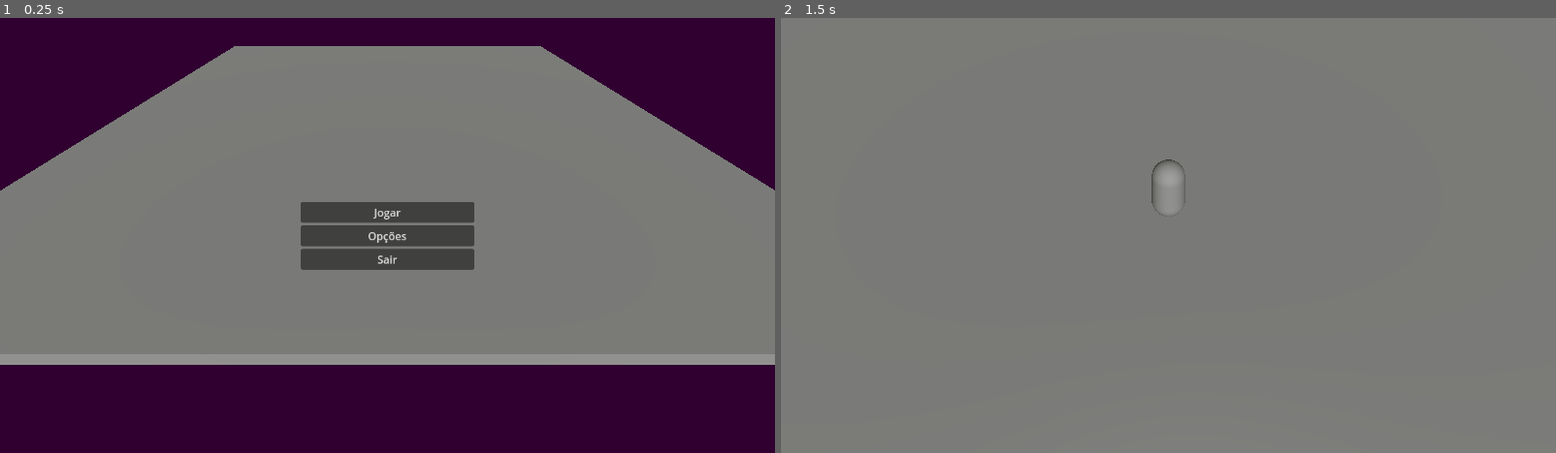
Above: before the commit, frames 1-2 (left to right).
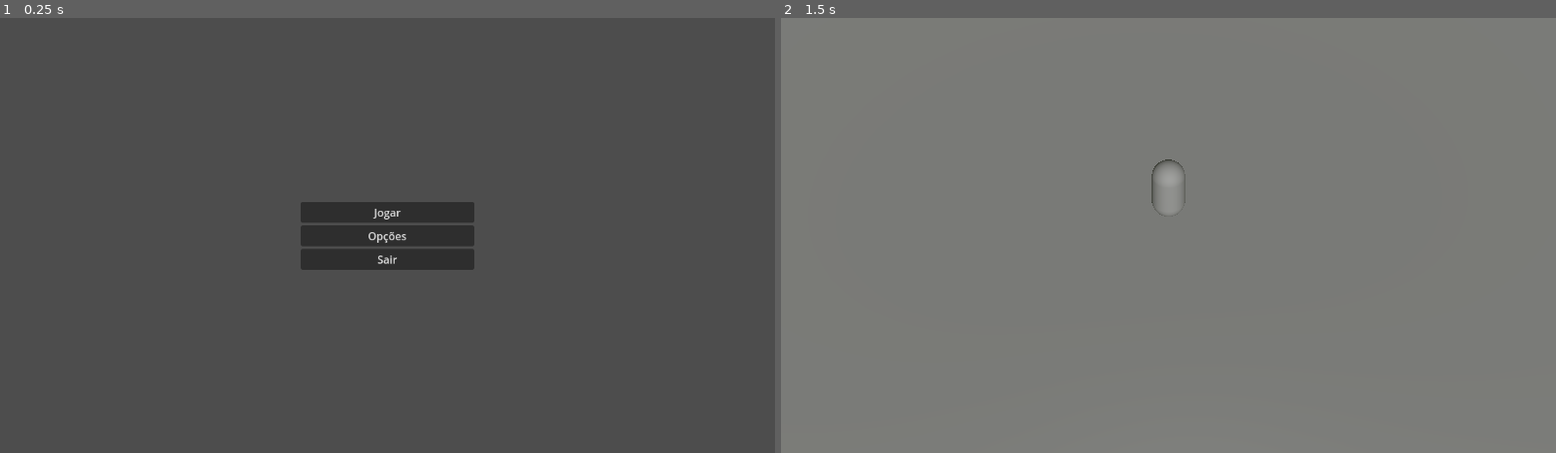
Above: after the commit, the same moments.

Repository: FellowshipOfTheGame/Hotel-Ponte-Negra
Game: Godot game, scene res://scenes/menus/menuPrincipal.tscn
The game is run twice, just before and just after one commit, with the same random seed, the same clock (stepped at 60 frames per second) and the same inputs. Before the commit the project starts from res://scenes/base.tscn.
Inputs (mouse positions are in pixels of both pictures, inside the frame that each line leads up to):
- Up to frame 1 (0.25 s): no input
- Up to frame 2 (1.5 s): click "Jogar" at 0.5 s; tap Enter at 1.25 s; move the mouse to (1207, 235) at 1.27 s; hold Up (ui_up) from 1.28 s (still down)

The runs differ from the first frame. In frame 1, 97% of the frame differs, in the area x 0-100%, y 0-100%; in frame 2, nothing differs.

Commit message:
arquivos desbagunçados

Diff:
--- a/project.godot
+++ b/project.godot
@@ -11,7 +11,7 @@
 [application]
 
 config/name="Hotel Ponte Negra (4.4)"
-run/main_scene="uid://bbwpri8lubdq6"
+run/main_scene="uid://cp6aq6jmvtkos"
 config/features=PackedStringArray("4.5", "Forward Plus")
 config/icon="res://icon.svg"
 
--- a/scenes/base.tscn
+++ b/scenes/base.tscn
@@ -1,7 +1,6 @@
-[gd_scene load_steps=4 format=3 uid="uid://bbwpri8lubdq6"]
+[gd_scene load_steps=3 format=3 uid="uid://bbwpri8lubdq6"]
 
-[ext_resource type="Script" uid="uid://ckxiswhlr6vfk" path="res://scripts/main.gd" id="1_baglu"]
-[ext_resource type="PackedScene" uid="uid://cp6aq6jmvtkos" path="res://scenes/menus/menuPrincipal.tscn" id="3_h5ip5"]
+[ext_resource type="PackedScene" uid="uid://csmmjcndfe1ns" path="res://scenes/characters/player/player.tscn" id="2_baglu"]
 
 [sub_resource type="Environment" id="Environment_pvqg0"]
 background_mode = 1
@@ -10,7 +9,8 @@
 ambient_light_color = Color(0.41278, 0.429387, 0.366938, 1)
 
 [node name="Main" type="Node3D"]
-script = ExtResource("1_baglu")
+
+[node name="Node3D" parent="." instance=ExtResource("2_baglu")]
 
 [node name="Camera3D" type="Camera3D" parent="."]
 transform = Transform3D(1, 0, 0, 0, 0.707107, 0.707107, 0, -0.707107, 0.707107, 0, 10, 30)
@@ -25,7 +25,3 @@
 
 [node name="WorldEnvironment" type="WorldEnvironment" parent="."]
 environment = SubResource("Environment_pvqg0")
-
-[node name="MenuPrincipal" parent="." instance=ExtResource("3_h5ip5")]
-
-[connection signal="start" from="MenuPrincipal" to="." method="_on_start" flags=3]
--- a/scripts/main.gd
+++ /dev/null
@@ -1,6 +0,0 @@
-extends Node3D
-
-
-func _on_start() -> void:
-	add_child(preload("res://scenes/characters/player/player.tscn").instantiate())
-	$MenuPrincipal.free()
--- a/scripts/menuPrincipal.gd
+++ b/scripts/menuPrincipal.gd
@@ -1,9 +1,8 @@
 extends Control
 
-signal start
 
 func _on_jogar_pressed():
-	start.emit()
+	get_tree().change_scene_to_file("res://scenes/base.tscn")
 
 
 func _on_sair_pressed():
Not shown, removed: scripts/main.gd.uid
